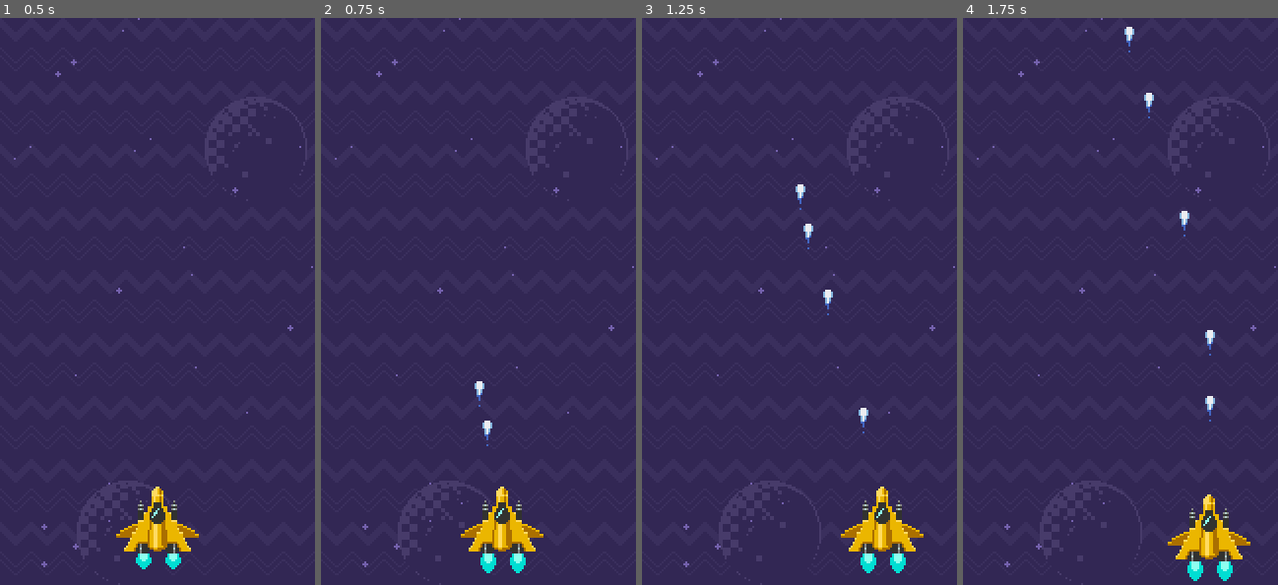
Above: before the commit, frames 1-4 (left to right).
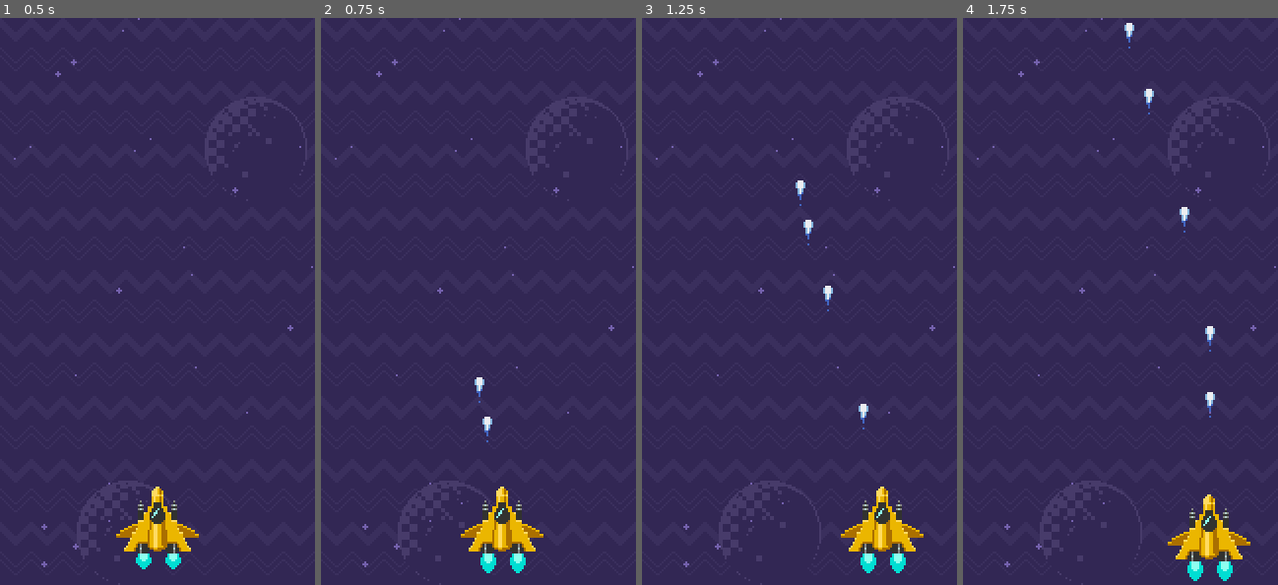
Above: after the commit, the same moments.

Repository: joaovitor10br/JogoGodot
Game: Godot game, scene res://cenas/game.tscn
Same seed, same stepped clock (60 frames per second), same inputs: the game is played once before the commit and once after it. The project has no main scene, so this scene is started directly.
Inputs:
- Up to frame 1 (0.5 s): no input
- Up to frame 2 (0.75 s): tap Enter (ui_accept) at 0.5, 0.6 s; hold Right (ui_right) from 0.53 s (still down)
- Up to frame 3 (1.25 s): keep holding Right (ui_right); tap Enter (ui_accept) at 0.77, 1.07 s
- Up to frame 4 (1.75 s): release Right (ui_right) at 1.28 s; hold Down (ui_down) from 1.28 s (still down); tap Enter (ui_accept) at 1.35, 1.52 s

Frame 1 is identical in both runs. In frame 2, 0.1% of the frame differs, in the area x 48-55%, y 63-76%; in frame 3, 0.3%; in frame 4, 0.3%, in the area x 51-80%, y 0-72%.

Commit message:
Add files via upload

Diff:
--- a/JogoGodot/cenas/game.tscn
+++ b/JogoGodot/cenas/game.tscn
@@ -44,6 +44,7 @@
 
 [node name="ship" type="Node2D" parent="."]
 position = Vector2( 80, 262 )
+script = ExtResource( 3 )
 __meta__ = {
 "_edit_group_": true
 }
@@ -51,10 +52,12 @@
 [node name="Ship" type="Sprite" parent="ship"]
 texture = ExtResource( 2 )
 hframes = 2
-script = ExtResource( 3 )
 
 [node name="anim" type="AnimationPlayer" parent="ship"]
 autoplay = "fogo"
 playback_speed = 2.0
 anims/RESET = SubResource( 1 )
 anims/fogo = SubResource( 2 )
+
+[node name="blaster" type="Position2D" parent="ship"]
+position = Vector2( 0, -32 )
--- a/JogoGodot/cenas/lazer.tscn
+++ b/JogoGodot/cenas/lazer.tscn
@@ -34,7 +34,7 @@
 "values": [ 2, 3 ]
 }
 
-[node name="lazer" type="Node2D"]
+[node name="lazer" type="Node2D" groups=["lazeres"]]
 script = ExtResource( 2 )
 
 [node name="sprite" type="Sprite" parent="."]
@@ -48,3 +48,9 @@
 autoplay = "default"
 anims/RESET = SubResource( 1 )
 anims/default = SubResource( 2 )
+
+[node name="VisibilityNotifier2D" type="VisibilityNotifier2D" parent="."]
+position = Vector2( 0, -22 )
+scale = Vector2( 0.25, 0.2 )
+
+[connection signal="screen_exited" from="VisibilityNotifier2D" to="." method="_on_VisibilityNotifier2D_screen_exited"]
--- a/JogoGodot/scripts/Ship.gd
+++ b/JogoGodot/scripts/Ship.gd
@@ -1,4 +1,4 @@
-extends Sprite
+extends Node2D
 
 const PRE_LAZER = preload("res://cenas/lazer.tscn")
 
@@ -28,9 +28,10 @@
 		dirY += 1
 
 	if Input.is_action_just_pressed("ui_accept"):
-		var lazer = PRE_LAZER.instance()
-		get_parent().add_child(lazer)
-		lazer.global_position = global_position + Vector2(0, -30)
+		if get_tree().get_nodes_in_group("lazeres").size() < 20:
+			var lazer = PRE_LAZER.instance()
+			get_parent().add_child(lazer)
+			lazer.global_position = $blaster.global_position
 
 	translate(Vector2(dirX,dirY) * velocidade * delta)
 
--- a/JogoGodot/scripts/lazer.gd
+++ b/JogoGodot/scripts/lazer.gd
@@ -7,3 +7,7 @@
 
 func _process(delta):
 	translate(Vector2(0, -1) * velocidade * delta)
+
+
+func _on_VisibilityNotifier2D_screen_exited():
+	queue_free()
